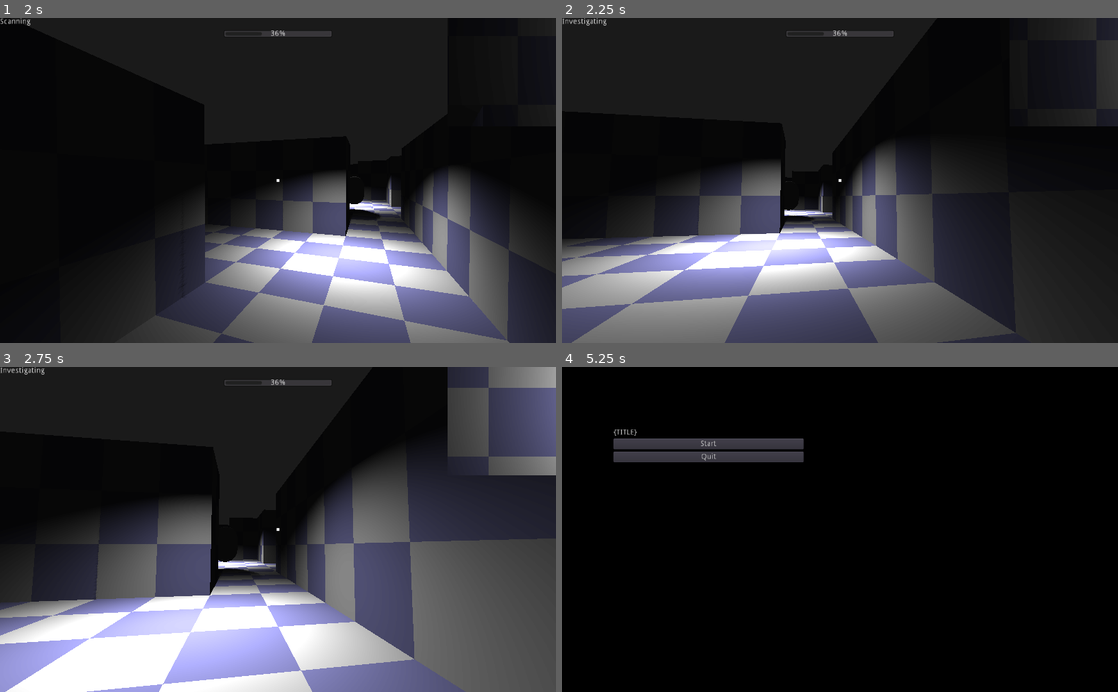
Above: before the commit, frames 1-4 (two rows, left to right).
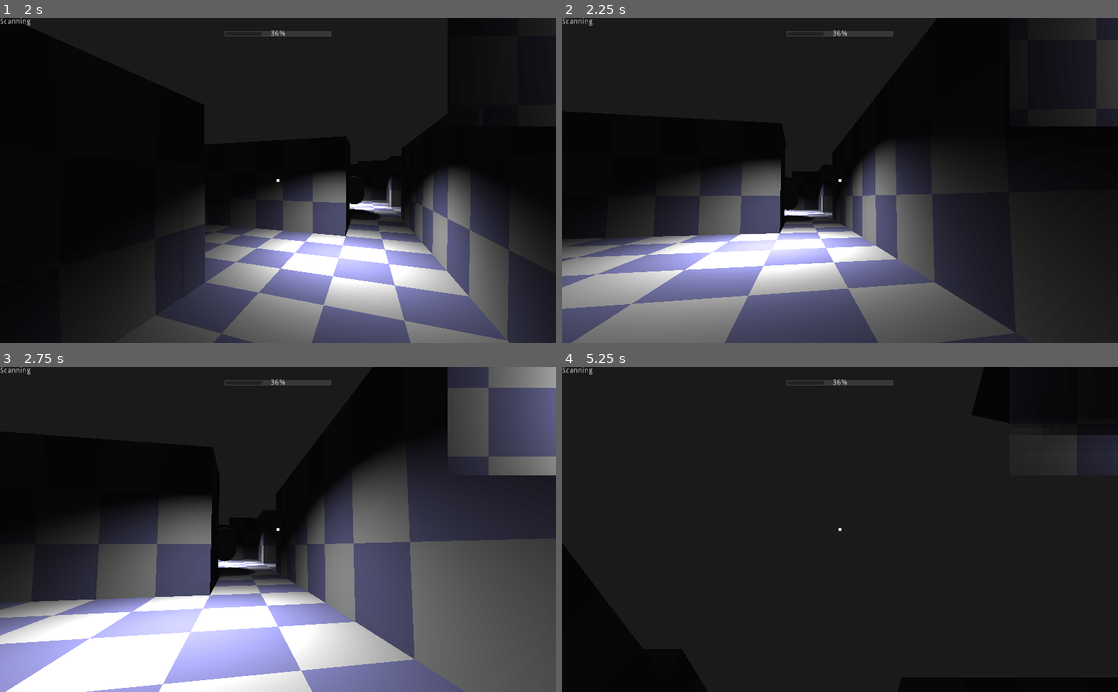
Above: after the commit, the same moments.

Repository: anthonyfinch/LD51
Game: Godot game, scene res://levels/TestLevel2.tscn
The game is run twice, just before and just after one commit, with the same random seed, the same clock (stepped at 60 frames per second) and the same inputs.
Inputs (mouse positions are in pixels of both pictures, inside the frame that each line leads up to):
- Up to frame 1 (2 s): tap Enter at 0.5 s; move the mouse to (305, 180) at 0.52 s; hold W (forward) from 0.53 s (still down); tap Space (jump) at 0.77, 1.52 s; move the mouse to (250, 180) at 1.27 s
- Up to frame 2 (2.25 s): keep holding W (forward); move the mouse to (851, 174) at 2.02 s
- Up to frame 3 (2.75 s): keep holding W (forward)
- Up to frame 4 (5.25 s): move the mouse to (834, 536) at 2.77 s; tap Space (jump) at 3.02, 3.77, 4.52 s; move the mouse to (878, 532) at 3.52 s; move the mouse to (795, 526) at 4.27 s; release W (forward) at 5 s; click (840, 451) at 5 s, where only the run before the commit has a clickable "Restart"

Frame 1 is identical in both runs. In frame 2, less than 0.1% of the frame differs, in the area x 0-43%, y 0-61%; in frame 3, 0.1%; in frame 4, 87%, in the area x 0-100%, y 0-100%.
Error after the commit: Invalid get index 'head' (on base: 'KinematicBody (Player.gd)'). (res://enemy/Enemy.gd:74)

Commit message:
makes enemy look for head instead of origin

Diff:
--- a/enemy/Enemy.gd
+++ b/enemy/Enemy.gd
@@ -71,7 +71,7 @@
 		if possible_body is Player:
 			var space_state = get_world().direct_space_state
 			var from = global_transform.origin
-			var to = possible_body.global_transform.origin
+			var to = possible_body.head.global_transform.origin
 			var result = space_state.intersect_ray(from, to, [self])
 			if result:
 				var body = result['collider']
